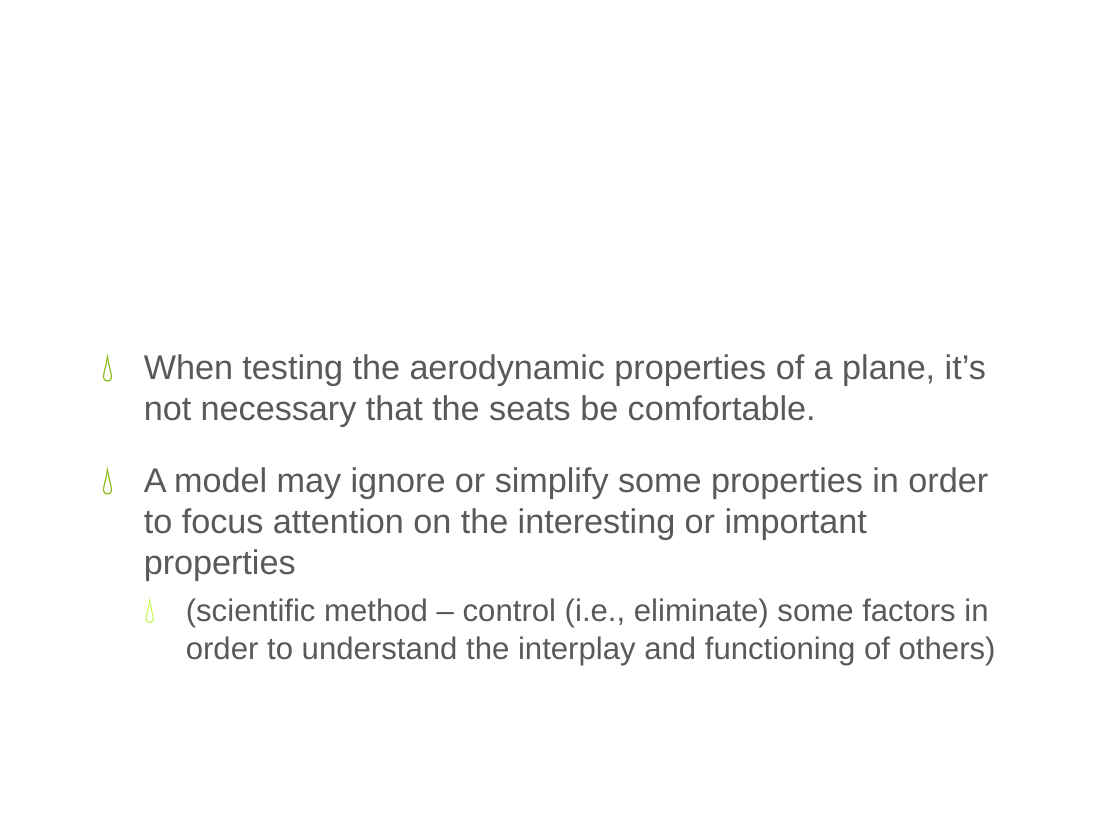
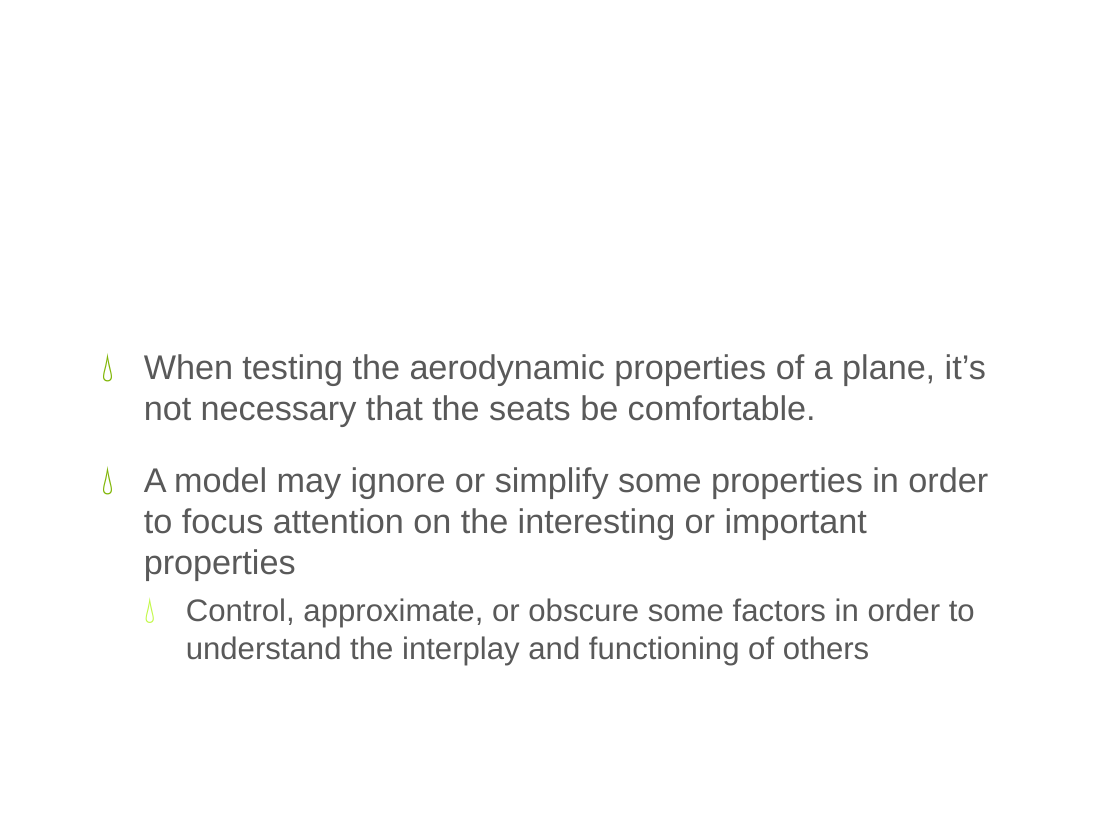
Before and after one commit to gian/defense, a slide deck: slide 9 of PhDDefense.pptx (slide 10 before the commit). Drawn at 1120x840 pixels with LibreOffice and Linux fonts; fonts in the diff are those of the drawing; background and template pictures are left out. Boxes give left, top, right and bottom in pixels: in the first picture for what was removed or moved away, otherwise in the second. Text is boxed around its words. In the diff, an @@ line names an element or a change of style, - is before the commit and + after.

```diff
--- a/PhDDefense.pptx
+++ b/PhDDefense.pptx
@@ text at bbox=[186, 598, 975, 665]: text changed @@
-  💧 (scientific method – control (i.e., eliminate) some factors in order to understand the interplay and functioning of others)
+  💧 Control, approximate, or obscure some factors in order to understand the interplay and functioning of others
```
Also in this commit, not shown: 10 other slides changed, 10 slides added, 4 slides removed.
